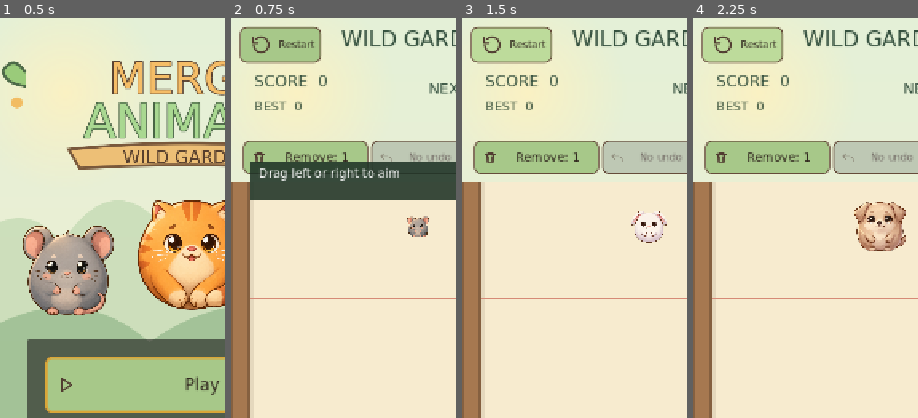
Above: before the commit, frames 1-4 (left to right).
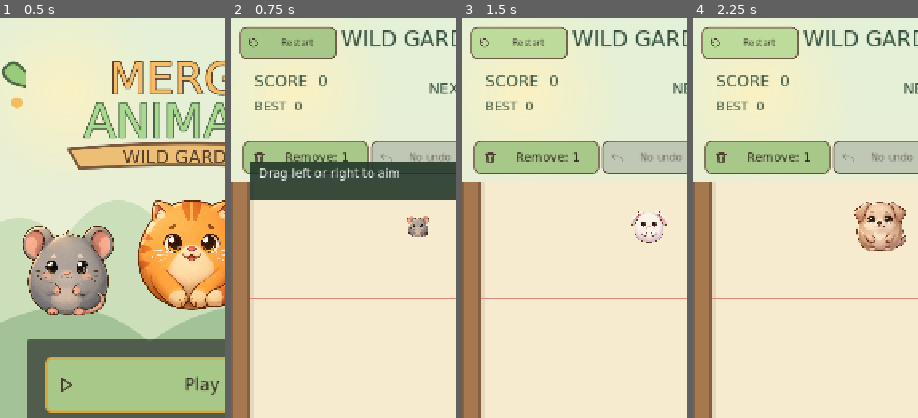
Above: after the commit, the same moments.

Repository: sandikovcusu-commits/MergeAnimal
Game: Godot game, scene res://scenes/ui/MainMenu.tscn
The game is run twice, just before and just after one commit, with the same random seed, the same clock (stepped at 60 frames per second) and the same inputs.
Inputs:
- Up to frame 1 (0.5 s): no input
- Up to frame 2 (0.75 s): click "Play" at 0.5 s
- Up to frame 3 (1.5 s): click "Restart" at 1.25 s
- Up to frame 4 (2.25 s): click "Restart" at 2 s
The pictures show only the part of the screen within x 8-58%, y 1-51%; the shares and areas given below are measured in that part.

Frame 1 is identical in both runs. In frame 2, 1.6% of the frame differs, in the area x 3-48%, y 2-12%; in frame 3, 1.6%; in frame 4, 1.6%.

Commit message:
Prevent localized Restart from overlapping gameplay title
Co-authored-by: arena-agent <297053741+arena-agent@users.noreply.github.com>

Diff:
--- a/MergeAnimals/scripts/gameplay/Game.gd
+++ b/MergeAnimals/scripts/gameplay/Game.gd
@@ -141,6 +141,11 @@
 	$HUD/Overlay/MainMenuButton.pressed.connect(_main_menu)
 	pause_button.icon = load("res://assets/ui/icons/pause.svg")
 	$HUD/RestartButton.icon = load("res://assets/ui/icons/restart.svg")
+	# Keep long localized Restart labels clear of the centered title.
+	$HUD/RestartButton.expand_icon = true
+	$HUD/RestartButton.add_theme_constant_override("icon_max_width", 24)
+	$HUD/RestartButton.add_theme_font_size_override("font_size", 14)
+	$HUD/RestartButton.size = Vector2(155, 52)
 	resume_button.icon = load("res://assets/ui/icons/play.svg")
 	$HUD/Overlay/RestartButton.icon = load("res://assets/ui/icons/restart.svg")
 	$HUD/Overlay/SettingsButton.icon = load("res://assets/ui/icons/settings.svg")
